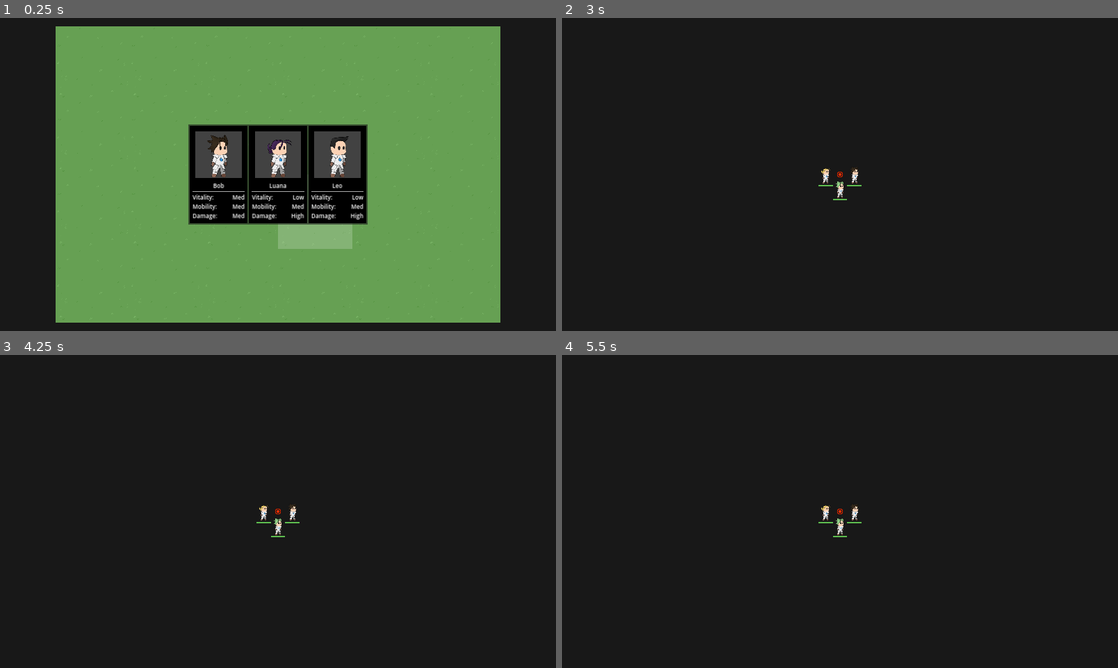
Above: before the commit, frames 1-4 (two rows, left to right).
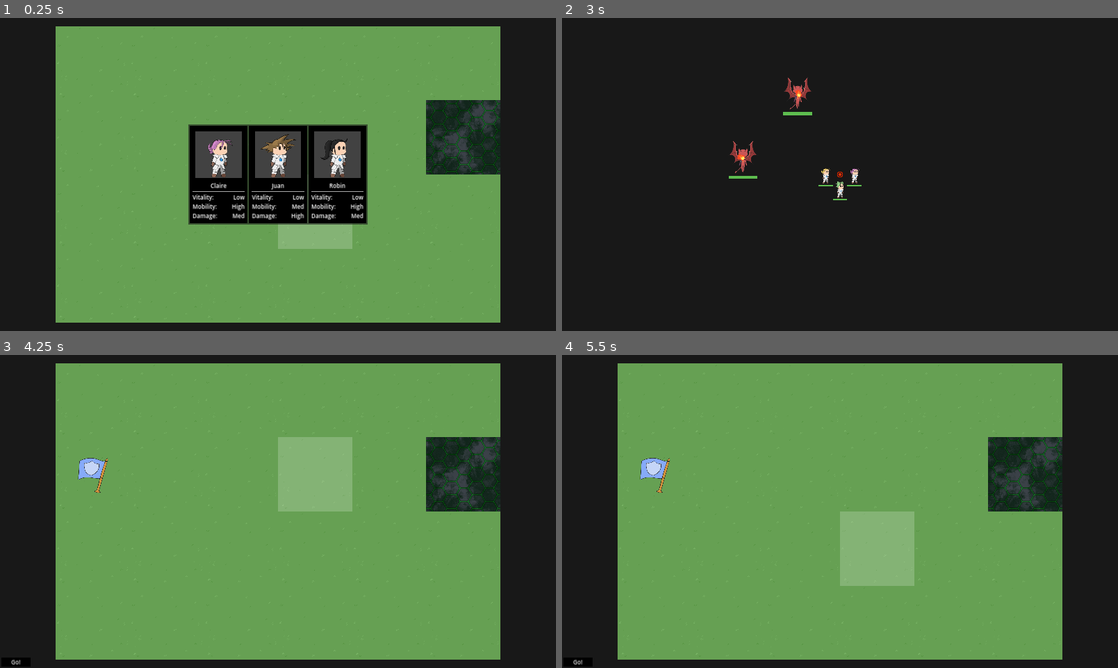
Above: after the commit, the same moments.

Repository: Hokome/BulletHellJam5
Game: Godot game, scene res://game.tscn
Two runs of this game, one before a commit and one after it. Both use one fixed random seed, a clock stepped at 60 frames per second and the inputs below.
Inputs (mouse positions are in pixels of both pictures, inside the frame that each line leads up to):
- Up to frame 1 (0.25 s): no input
- Up to frame 2 (3 s): click (778, 174) at 0.52 s; click (778, 174) at 1.27 s; click (778, 174) at 2.02 s; click "Go!" at 2.75 s
- Up to frame 3 (4.25 s): tap Enter at 3.5 s; drag from (278, 511) to (333, 442) at 3.52 s
- Up to frame 4 (5.5 s): click (578, 661) at 4.25 s, where only the run after the commit has a clickable "Go!"; drag from (728, 527) to (840, 511) at 5.02 s

The runs differ from the first frame. In frame 1, 3.7% of the frame differs, in the area x 37-90%, y 26-65%; in frame 2, 0.5%; in frame 3, 74%; in frame 4, 74%, in the area x 2-90%, y 2-99%.

Commit message:
Added boss tile

Diff:
--- a/map/map.gd
+++ b/map/map.gd
@@ -25,6 +25,7 @@
 	var squads: Array[UM.Squad] = []
 	var map_icon: Sprite2D
 	var resolved := false
+	var difficulty: int = 0
 
 	func reset():
 		resolved = false
@@ -101,13 +102,21 @@
 
 func generate_map():
 	var tile_map: TileMap = $tiles
+	var boss_y := randi_range(0, MAP_SIZE.y - 1)
+
 	for x in MAP_SIZE.x:
 		tiles.append([])
 		for y in MAP_SIZE.y:
 			var tile = Tile.new()
 			tile.type = 0
 			tile.position = Vector2i(x, y)
-			tile_map.set_cell(0, Vector2i(x, y), 0, Vector2i(0, 0))
+			if x == MAP_SIZE.x - 1 and y == boss_y:
+				tile.difficulty = 70
+				tile_map.set_cell(0, Vector2i(x, y), 1, Vector2i(0, 0))
+			else:
+				tile.difficulty = x * 2 + 2
+				tile_map.set_cell(0, Vector2i(x, y), 0, Vector2i(0, 0))
+
 			tiles[x].append(tile)
 
 func move_squad(squad: UM.Squad, from: Tile, to: Tile):
@@ -160,7 +169,7 @@
 			if !ty.squads.is_empty():
 				ty.resolved = true
 				ty.cleanup_squads()
-				battle.start_battle.call_deferred(ty.squads, (ty.position.x) * 2)
+				battle.start_battle.call_deferred(ty.squads, ty.difficulty)
 				return
 			ty.resolved = true
 
--- a/map/map_tile_set.tres
+++ b/map/map_tile_set.tres
@@ -1,12 +1,19 @@
-[gd_resource type="TileSet" load_steps=3 format=3 uid="uid://cvenmf6y8ymlw"]
+[gd_resource type="TileSet" load_steps=5 format=3 uid="uid://cvenmf6y8ymlw"]
 
 [ext_resource type="Texture2D" uid="uid://buiocglw72ckp" path="res://map/grass_tile.png" id="1_jy7yp"]
+[ext_resource type="Texture2D" uid="uid://b1w47qbxdr8bl" path="res://map/boss_tile.png" id="2_urei1"]
 
 [sub_resource type="TileSetAtlasSource" id="TileSetAtlasSource_nfma3"]
 texture = ExtResource("1_jy7yp")
 texture_region_size = Vector2i(512, 512)
 0:0/0 = 0
 
+[sub_resource type="TileSetAtlasSource" id="TileSetAtlasSource_wqwe7"]
+texture = ExtResource("2_urei1")
+texture_region_size = Vector2i(512, 512)
+0:0/0 = 0
+
 [resource]
 tile_size = Vector2i(512, 512)
 sources/0 = SubResource("TileSetAtlasSource_nfma3")
+sources/1 = SubResource("TileSetAtlasSource_wqwe7")
